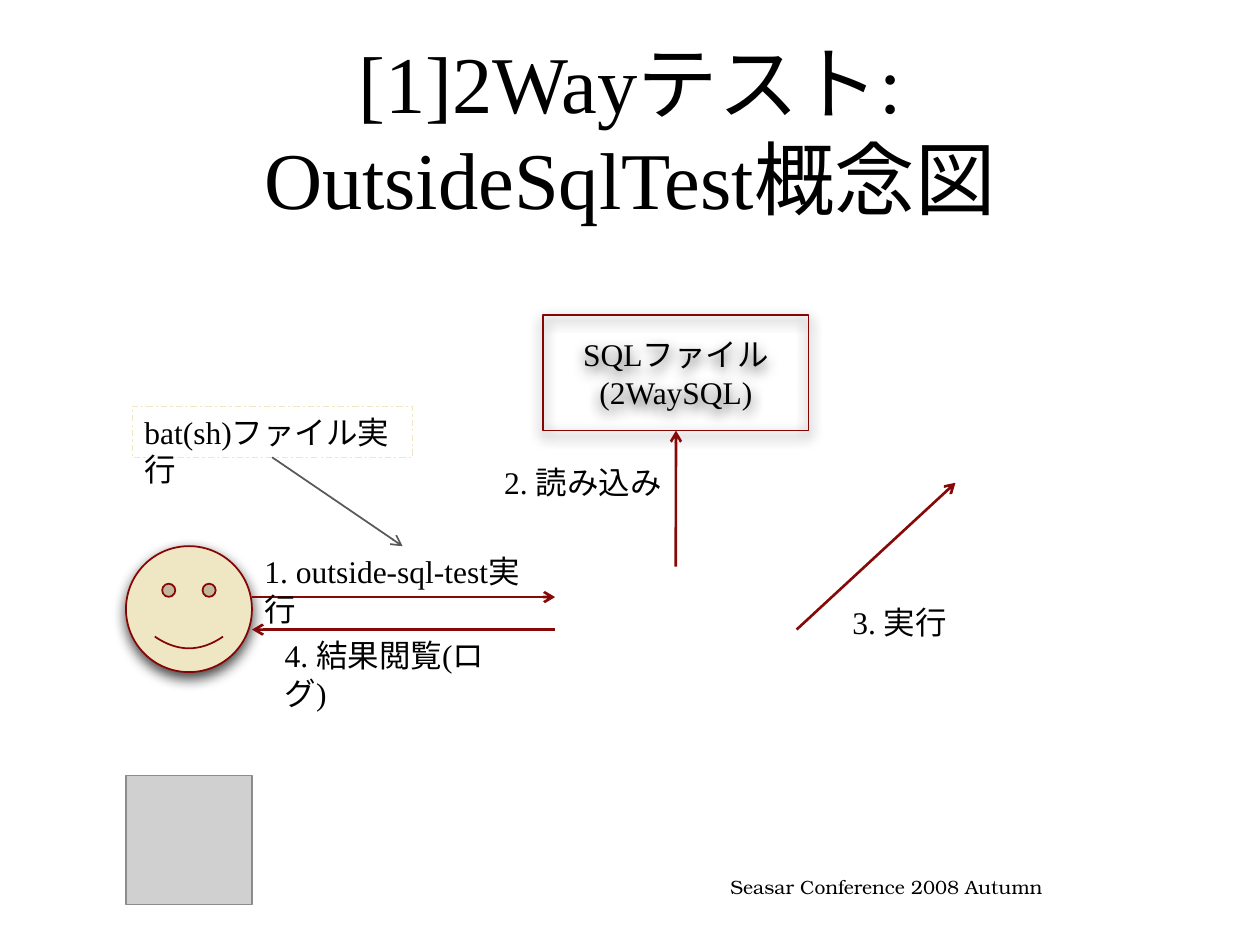
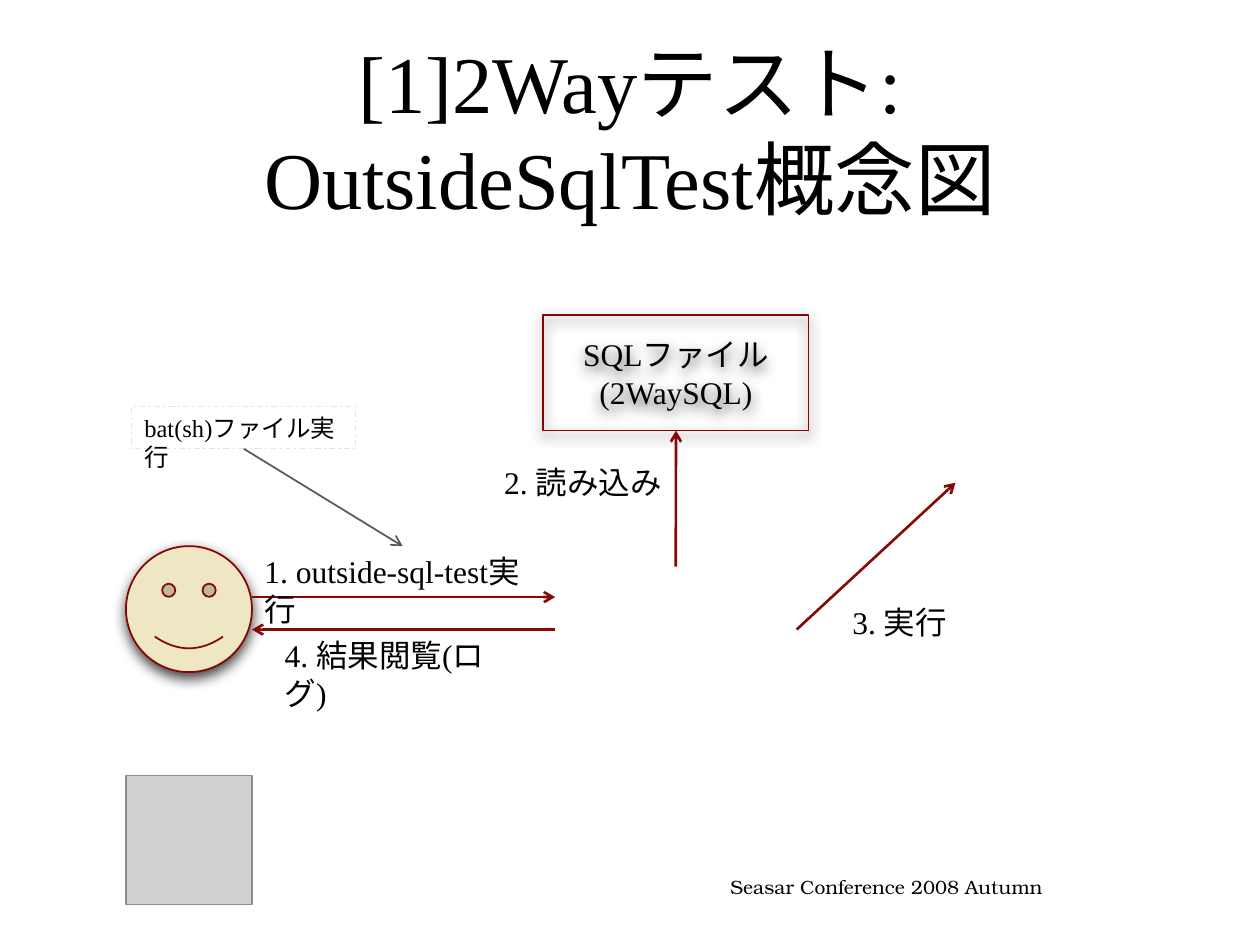
Before and after one commit to seasarorg/dbflute, a slide deck: slide 12 of dbflute/etc/doc/ref/session/resource/GenbaSolution2-sc2008autumn-dbflute.pptx. Drawn at 1260x945 pixels with LibreOffice and Linux fonts; fonts in the diff are those of the drawing; grey boxes stand for pictures; background and template pictures are left out. Boxes give left, top, right and bottom in pixels: in the first picture for what was removed or moved away, otherwise in the second. Text is boxed around its words. In the diff, an @@ line names an element or a change of style, - is before the commit and + after.

```diff
--- a/dbflute/etc/doc/ref/session/resource/GenbaSolution2-sc2008autumn-dbflute.pptx
+++ b/dbflute/etc/doc/ref/session/resource/GenbaSolution2-sc2008autumn-dbflute.pptx
@@ rectangle "bat(sh)ファイル実行": place and size @@
-rectangle "bat(sh)ファイル実行" at (132,407,413,457)
+rectangle "bat(sh)ファイル実行" at (132,407,357,450)
@@ rectangle "bat(sh)ファイル実行" at (132,407,357,450): size 18 to 14 pt @@
@@ arrow moved from (272, 457) - (403, 546) to (244, 449) - (403, 546) @@
```
Also in this commit, not shown: 1 other slide changed.
